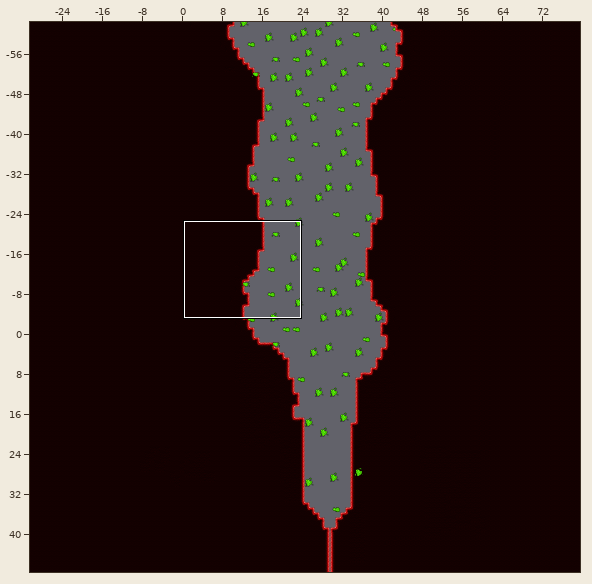
An edit to a level. Tiled map (JSON), src/assets/maps/sperm.json. The first picture is a wide view before the edit; the outline marks the close-up.
Close-up. As it was:
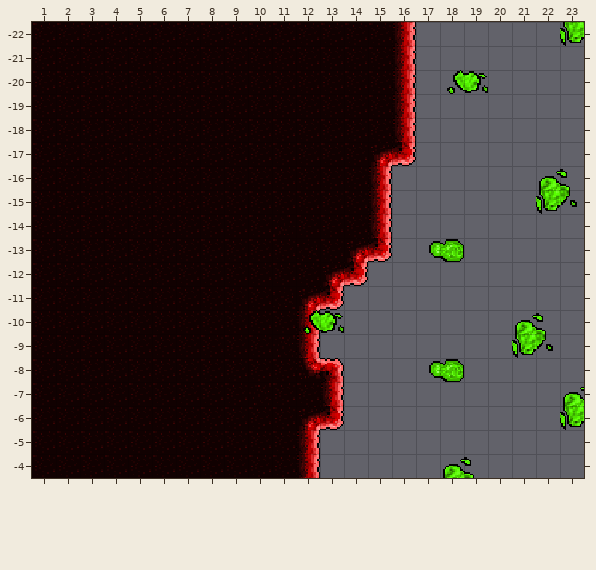
Cells are 16x16 px. Shown: x 1..23, y -22..-4. The commit also changed other parts of the map, which this record leaves out.
The same view after the edit:
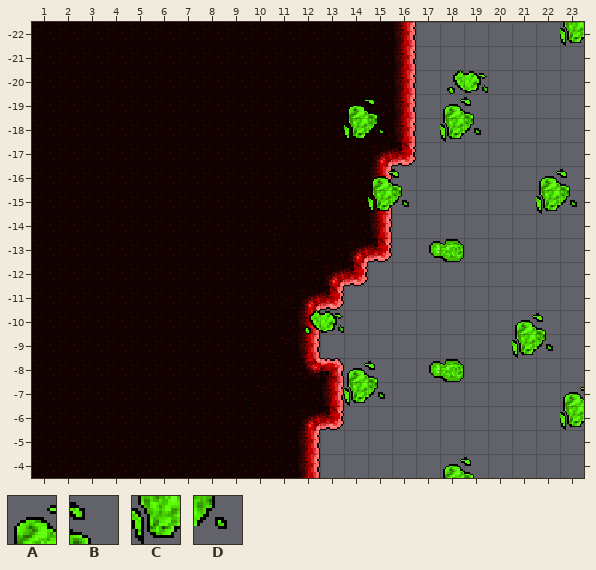
Key: from "organ": A 8, B 9, C 12, D 13.
_ is an empty cell, . an unchanged one.
Changes in this commit:
--- layer "acid"
@@ x 14..19 @@
--19 __..__
--18 __..__
+-19 AB..AB
+-18 CD..CD
@@ x 15..16 @@
--16 __
--15 __
+-16 AB
+-15 CD
@@ x 14..15 @@
- -8 __
- -7 __
+ -8 AB
+ -7 CD
Boxes around the changes in both close-ups, in picture pixels (x1, y1, x2, y2):
added: (344, 97, 385, 142)
added: (440, 97, 481, 142)
added: (368, 169, 409, 214)
added: (344, 361, 385, 406)
